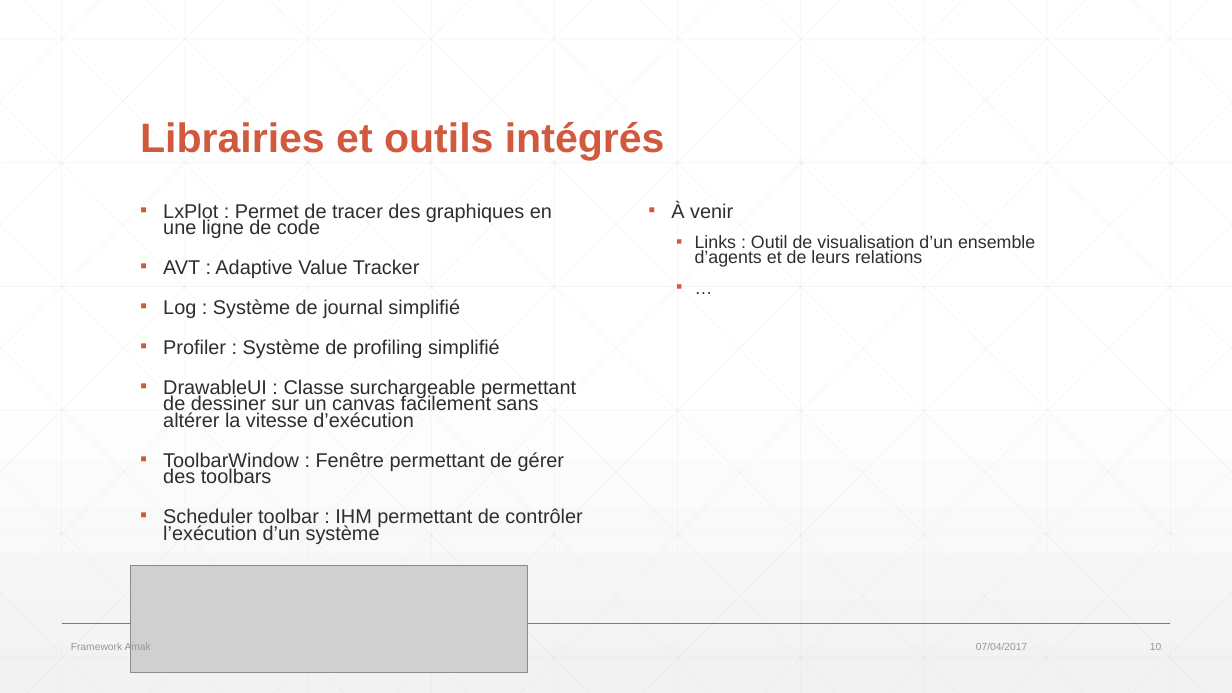
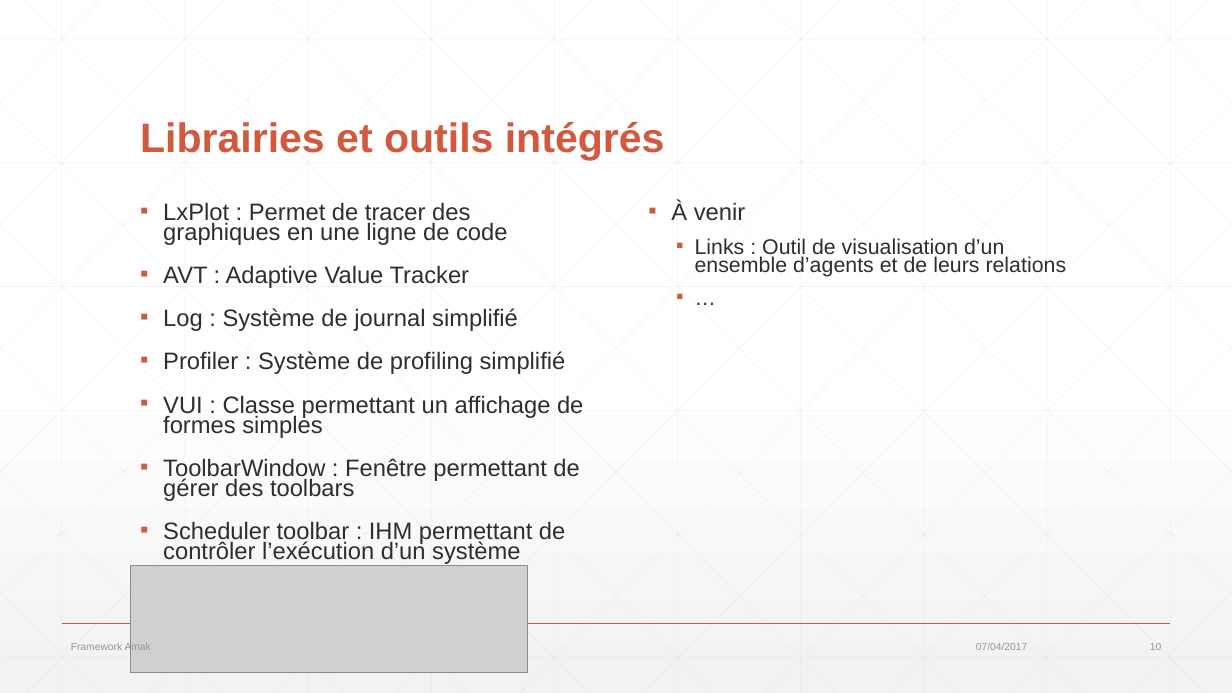
Before and after one commit to alexandreprl/amak, a slide deck: slide 10 of Slideshow.pptx. Drawn at 1232x693 pixels with LibreOffice and Linux fonts; fonts in the diff are those of the drawing; grey boxes stand for pictures. Boxes give left, top, right and bottom in pixels: in the first picture for what was removed or moved away, otherwise in the second. Text is boxed around its words. In the diff, an @@ line names an element or a change of style, - is before the commit and + after.

```diff
--- a/Slideshow.pptx
+++ b/Slideshow.pptx
@@ text at <box>163,202,579,564</box>: size 15.5 to 18.5 pt in "LxPlot : Permet de tracer des graphiques ...", "AVT : Adaptive Value Tracker", "Log : Système de journal simplifié", "Profiler : Système de profiling simplifié" and 2 more places @@
@@ text "À venir" at <box>671,201,1067,277</box>: size 15.5 to 18.5 pt in "À venir"; size 13.9 to 16.6 pt @@
@@ text at <box>163,395,583,438</box>: text changed; size 15.5 to 18.5 pt @@
-▪ DrawableUI : Classe surchargeable permettant de dessiner sur un canvas facilement sans altérer la vitesse d’exécution
+▪ VUI : Classe permettant un affichage de formes simples
```
Also in this commit, not shown: 4 other slides changed, 1 slide added, 24 other files.
